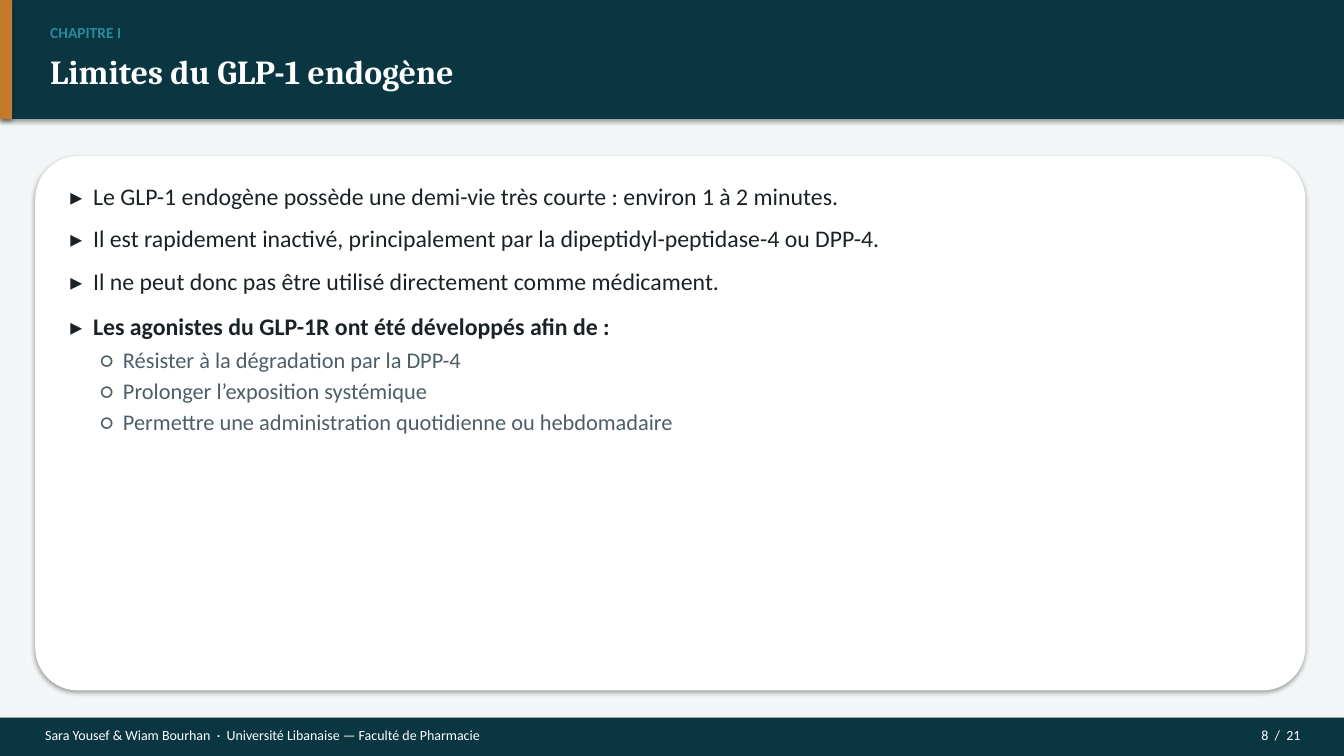
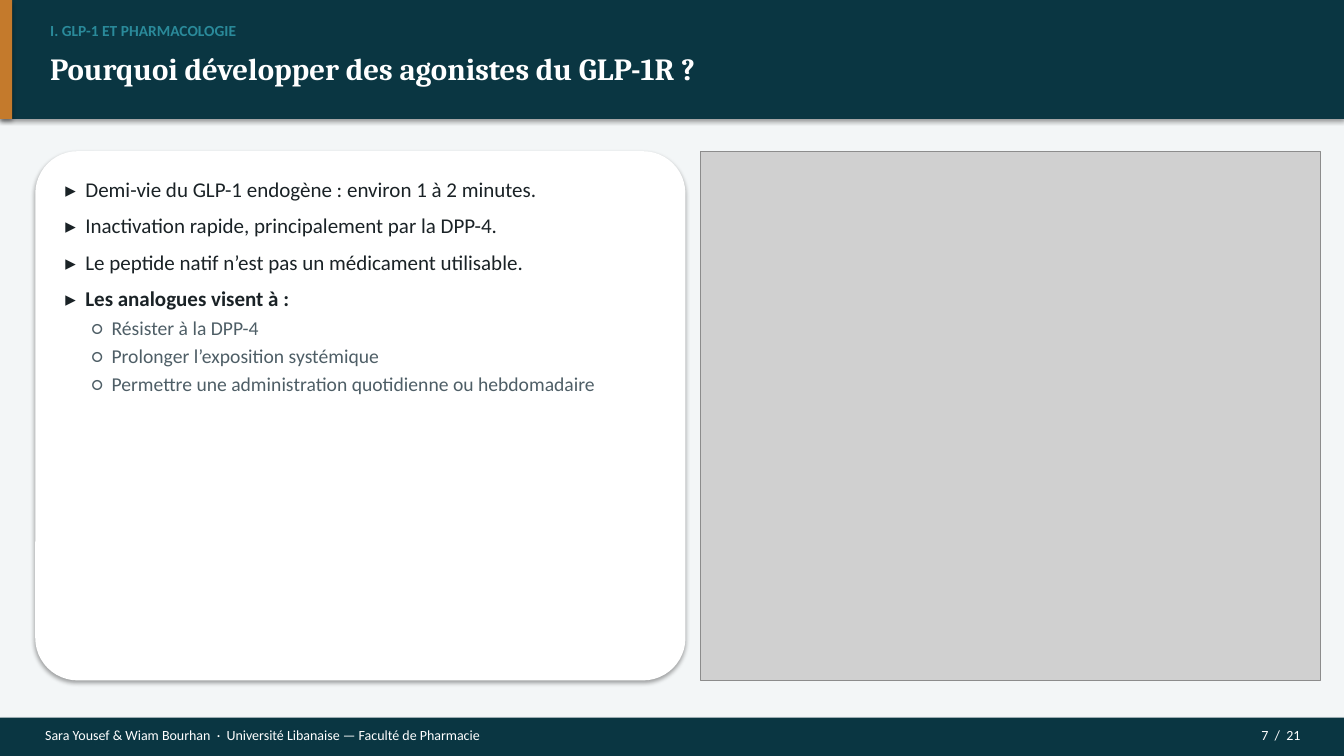
Before and after one commit to Mashtal-Platform/mashtal-platform, a slide deck: slide 7 of docs/presentation/Soutenance_GLP1_Parkinson.pptx (slide 8 before the commit). Drawn at 1344x756 pixels with LibreOffice and Linux fonts; fonts in the diff are those of the drawing; grey boxes stand for pictures. Boxes give left, top, right and bottom in pixels: in the first picture for what was removed or moved away, otherwise in the second. Text is boxed around its words. In the diff, an @@ line names an element or a change of style, - is before the commit and + after.

```diff
--- a/docs/presentation/Soutenance_GLP1_Parkinson.pptx
+++ b/docs/presentation/Soutenance_GLP1_Parkinson.pptx
@@ text at [50,26,236,36]: text changed @@
-CHAPITRE I
+I. GLP-1 ET PHARMACOLOGIE
@@ text at [50,58,674,87]: text changed; size 24 to 22 pt @@
-Limites du GLP-1 endogène
+Pourquoi développer des agonistes du GLP-1R ?
@@ rounded rectangle: place and size @@
-rounded rectangle at [35,156,1306,691]
+rounded rectangle at [35,151,686,681]
@@ picture added at [701,151,1321,681] @@
@@ text at [85,182,536,335]: text changed; size 17 to 15 pt @@
-▸ Le GLP-1 endogène possède une demi-vie très courte : environ 1 à 2 minutes.
-▸ Il est rapidement inactivé, principalement par la dipeptidyl-peptidase-4 ou DPP-4.
-▸ Il ne peut donc pas être utilisé directement comme médicament.
-▸ Les agonistes du GLP-1R ont été développés afin de :
-○ Résister à la dégradation par la DPP-4
+▸ Demi-vie du GLP-1 endogène : environ 1 à 2 minutes.
+▸ Inactivation rapide, principalement par la DPP-4.
+▸ Le peptide natif n’est pas un médicament utilisable.
+▸ Les analogues visent à :
+○ Résister à la DPP-4
@@ text at [112,349,595,394]: size 16 to 14 pt in "○ Prolonger l’exposition systémique", "○ Permettre une administration quotidienne ou hebdomadaire" @@
@@ text at [1261,731,1300,740]: text changed @@
-8 / 21
+7 / 21
```
Also in this commit, not shown: 13 other slides changed, 7 slides added, 7 slides removed, 22 other files.
